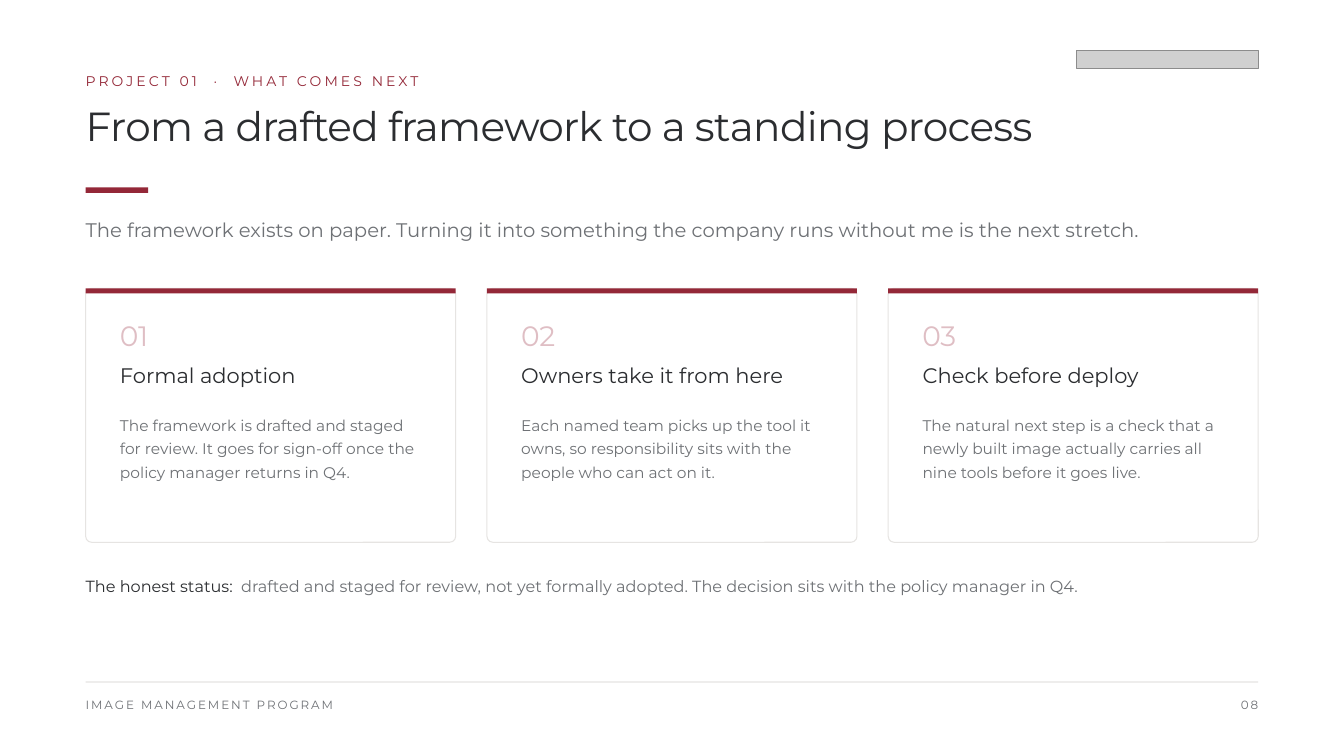
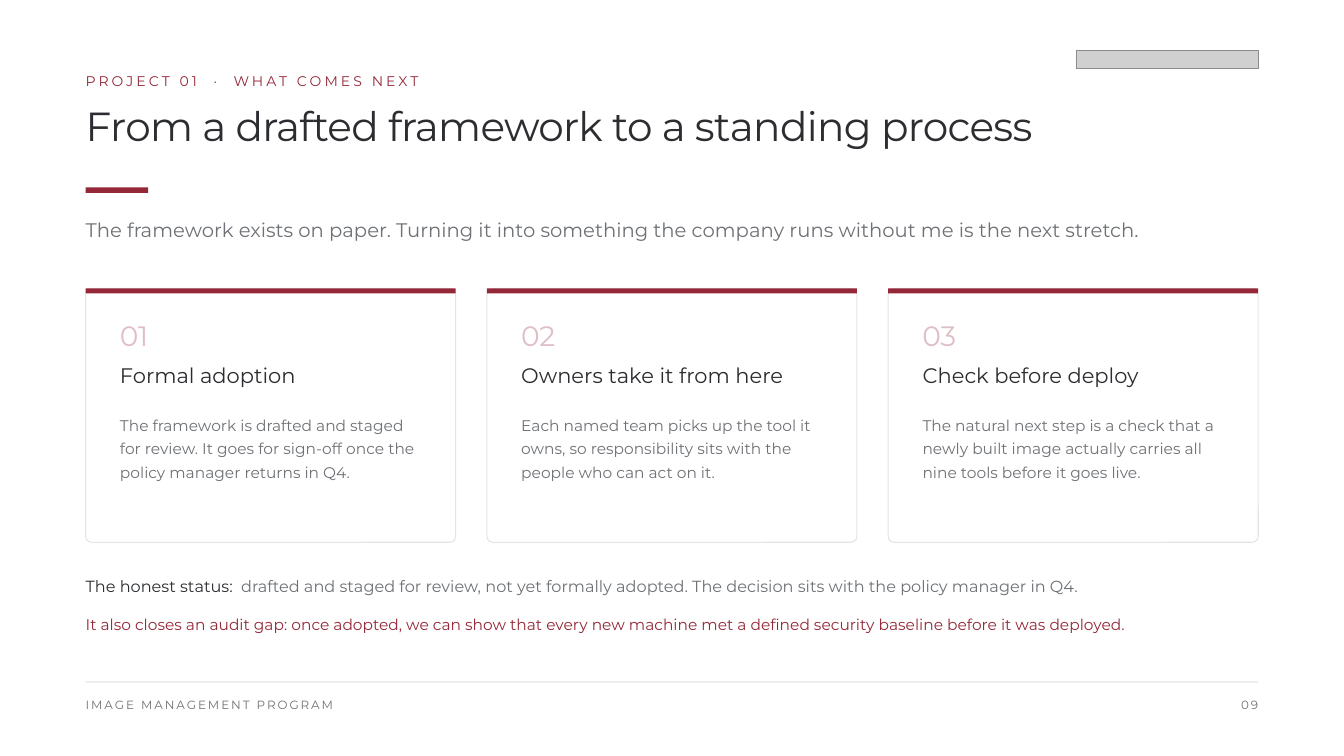
Before and after one commit to Jairmald/ai, a slide deck: slide 9 of out/Internship_Exit_Presentation_Stewart.pptx (slide 8 before the commit). Drawn at 1344x756 pixels with LibreOffice and Linux fonts; fonts in the diff are those of the drawing; grey boxes stand for pictures. Boxes give left, top, right and bottom in pixels: in the first picture for what was removed or moved away, otherwise in the second. Text is boxed around its words. In the diff, an @@ line names an element or a change of style, - is before the commit and + after.

```diff
--- a/out/Internship_Exit_Presentation_Stewart.pptx
+++ b/out/Internship_Exit_Presentation_Stewart.pptx
@@ text added at box(86, 618, 1125, 633), 11 pt, text #942838 @@
+It also closes an audit gap: once adopted, we can show that every new machine met a defined security baseline before it was deployed.
```
Also in this commit, not shown: 20 other slides changed, 1 slide added, 9 other files.
